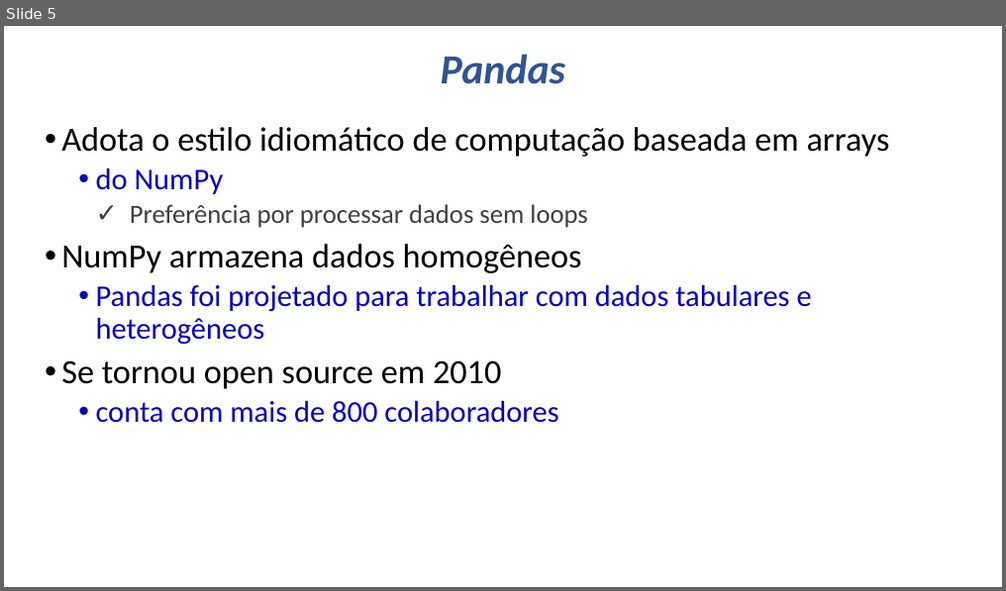
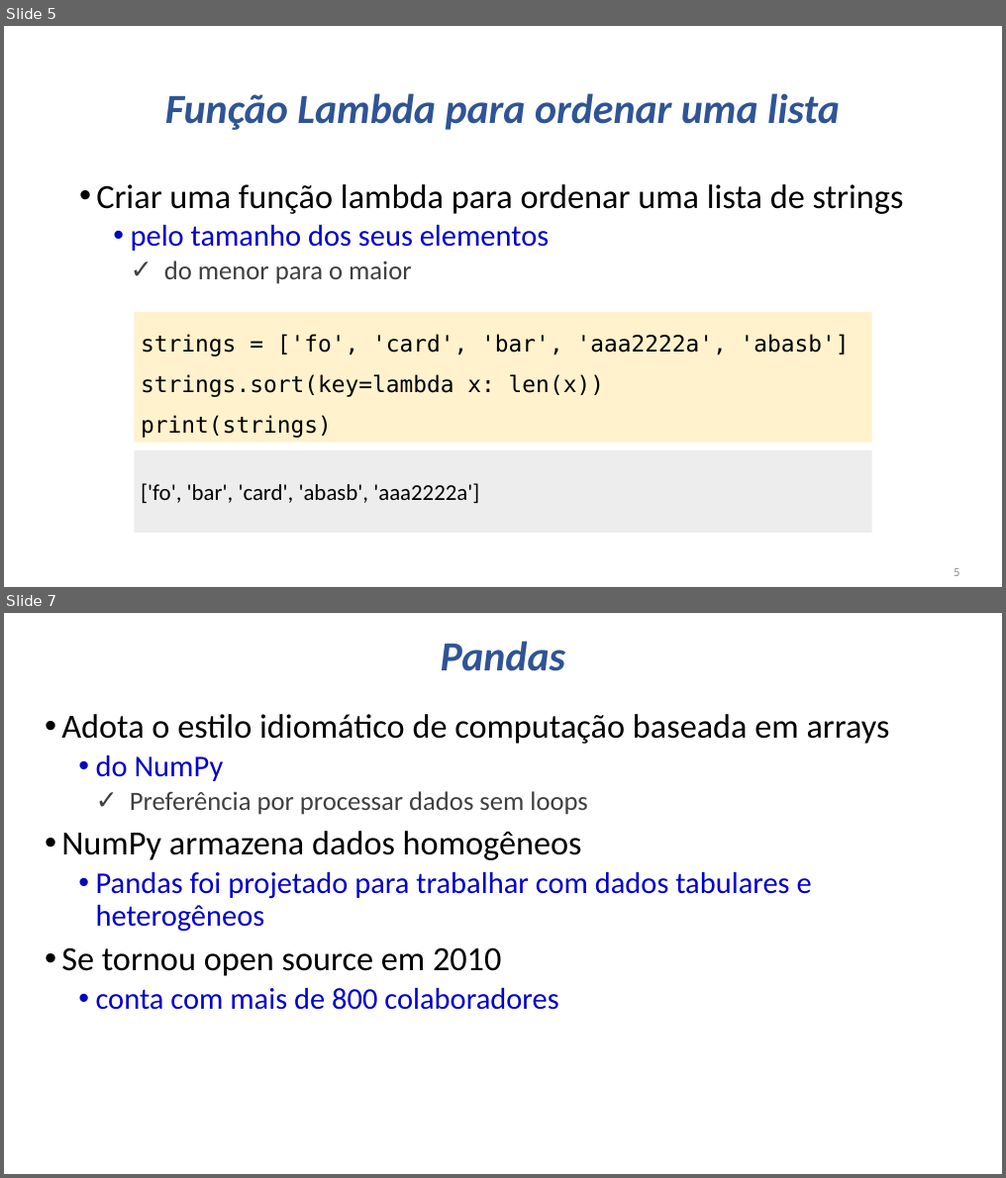
Before and after one commit to fabriciosantana/mcdia-python, a slide deck: Aulas/Aula5/Aula05_Pandas.pptx. Shown one above the other, each under a label of ours: slide 5 before the commit, slides 5 and 7 after it; the slides between them are not shown. The pictures are 1006x591 and 1006x1178 pixels, drawn with LibreOffice and Linux fonts; fonts in the diff are those of the drawing. Boxes give left, top, right and bottom in pixels: in the first picture for what was removed or moved away, otherwise in the second. Text is boxed around its words. In the diff, an @@ line names an element or a change of style, - is before the commit and + after.

```diff
--- a/Aulas/Aula5/Aula05_Pandas.pptx
+++ b/Aulas/Aula5/Aula05_Pandas.pptx
@@ slide 5 added at bbox=[4, 26, 1002, 587], background #FFFFFF @@
@@ title added at bbox=[165, 93, 840, 130], 44 pt, text #2F5496, bold, italic @@
+Função Lambda para ordenar uma lista
@@ text added at bbox=[96, 184, 904, 284], 36 pt, text #000000 @@
+• Criar uma função lambda para ordenar uma lista de strings
+  • pelo tamanho dos seus elementos
+    ✓ do menor para o maior
@@ rectangle added at bbox=[135, 312, 872, 443], fill #FFF2CC, 24 pt, text #000000 @@
+strings = ['fo', 'card', 'bar', 'aaa2222a', 'abasb']
+strings.sort(key=lambda x: len(x))
+print(strings)
@@ rectangle added at bbox=[135, 451, 872, 533], fill #EDEDED, 24 pt, text #000000 @@
+['fo', 'bar', 'card', 'abasb', 'aaa2222a']
@@ page number added at bbox=[953, 569, 959, 576], 13.3 pt, text #8B8B8B @@
+5
@@ what was slide 5 is now slide 7 @@
```
Also in this commit, not shown: 1 slide changed, 2 other slides added, 1 slide removed, 2 other files.
